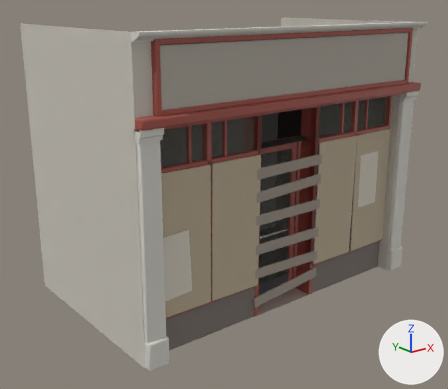
The glTF model assets/buildings/boarded_5a.glb as it was, and as the next commit left it.
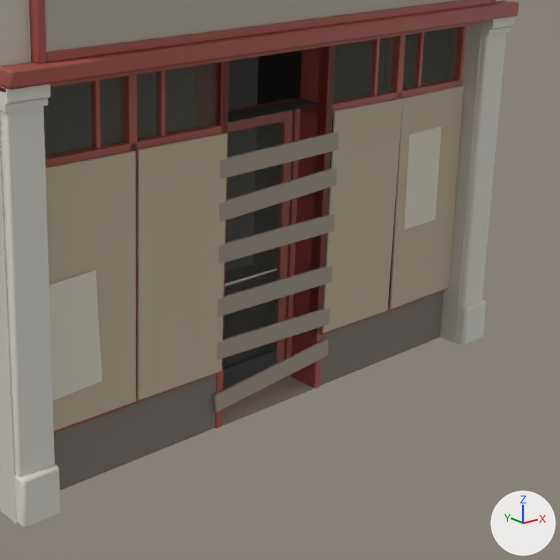
Each version is shown whole from a 50 mm camera at (-3.39, -5.78, 4.31) aimed at (2.31, 1.35, 1.46), then close up on the part from 30% to 99% of the width and 21% to 100% of the height. Arrows for +X, +Y and +Z are at lower right; the lights stay in place. The first two pictures are the older version. Vertices at exactly the same position are counted once.

The first close-up shows 'boarded_5a'.
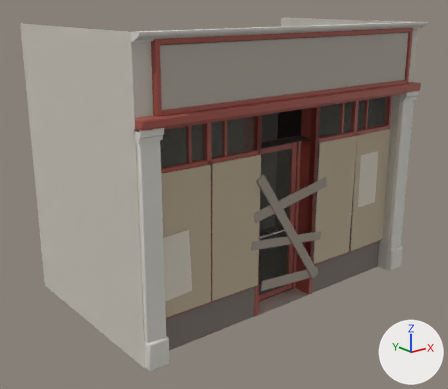
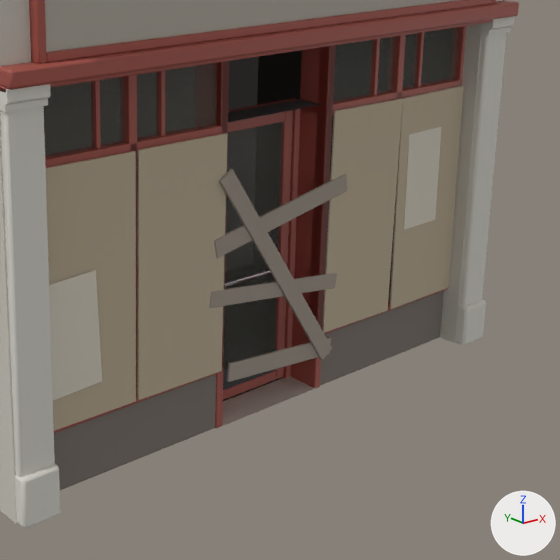
What differs and where, as boxes [x1, y1, x2, y2] in the close-ups (560 x 560 px; the box of a moved part takes in the faces that stretch with it):
part 1 of me_boarded_5a, deleted: before [220, 132, 339, 179]
part 2 of me_boarded_5a, deleted: before [219, 168, 337, 222]
part 3 of me_boarded_5a, moved or reshaped: before [216, 268, 328, 412]; after [215, 180, 331, 381]

Patch to the scene script:
```diff
--- a/assets/buildings/boarded_5a.glb.py
+++ b/assets/buildings/boarded_5a.glb.py
@@ me_boarded_5a @@
 # used by ob_boarded_5a; location = (0.0, 0.0, 0.0)
-me_boarded_5a.from_pydata(...)  # 2967 vertices, 5626 faces; spans x 0.0..5.0, y -0.16..3.0, z 0.0..4.0
+me_boarded_5a.from_pydata(...)  # 2855 vertices, 5410 faces; spans x 0.0..5.0, y -0.16..3.0, z 0.0..4.0
+# me_boarded_5a part 1: the loose piece of 56 vertices spanning x 1.87..3.13, y 0.11..0.14, z 2.04..2.21 is deleted
+# me_boarded_5a part 2: the loose piece of 56 vertices spanning x 1.87..3.13, y 0.11..0.14, z 1.72..1.92 is deleted
+# me_boarded_5a part 3
+# 10 vertices are removed from x 1.89..3.13, y 0.11..0.14, z 0.17..0.44
+# 74 faces are deleted
+# 10 vertices in x 3.12, y 0.11..0.14, z 1.39 move by (-0.1, -0.03, -1.1)
+# 9 vertices in x 3.12, y 0.11..0.14, z 1.09 move by (0.1, -0.01, 0.76)
+# 9 vertices in x 3.12, y 0.11..0.14, z 0.95 move by (0.13, -0.01, 0.76)
+# 8 vertices in x 1.88, y 0.11..0.14, z 1.54 move by (0.1, -0.03, 0.57)
+# 6 vertices in x 1.87..1.88, y 0.11..0.13, z 0.61..0.62 move by (-0.08, 0.0, 0.45)
+# 6 vertices in x 1.87..1.88, y 0.12..0.14, z 0.61..0.62 move by (-0.08, -0.01, 0.45)
+# 164 vertices move from x 1.87..3.13, y 0.11..0.14, z 0.17..1.54 to x 1.8..3.25, y 0.08..0.14, z 0.29..2.11
+# 5 vertices are added at (3.14, 0.11, 0.3), (3.15, 0.13, 0.45), (3.15, 0.13, 0.45), (3.15, 0.12, 0.44), (3.15, 0.13, 0.44)
+# 5 new vertices lie (1.12, 0.0, -0.09) away from vertices in x 1.88..1.89, y 0.11..0.14, z 0.17..0.32
+# 74 new faces join them, mat_wood_boards (grey #a09589)
 me_boarded_5a.materials.append(mat_plaster)
```
